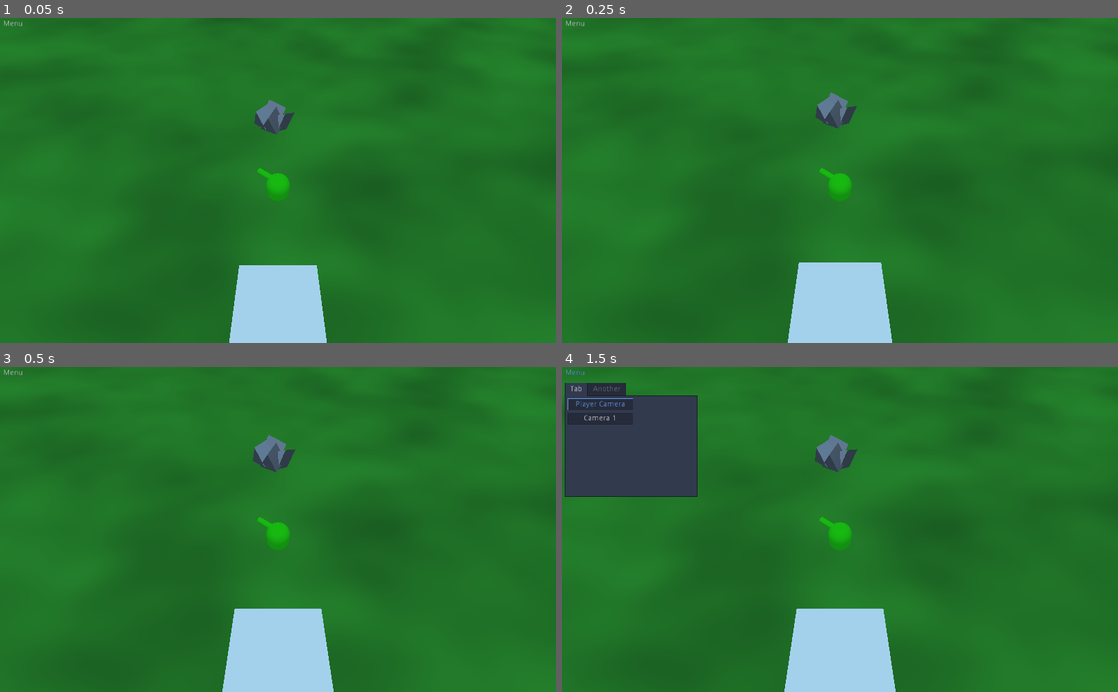
Above: before the commit, frames 1-4 (two rows, left to right).
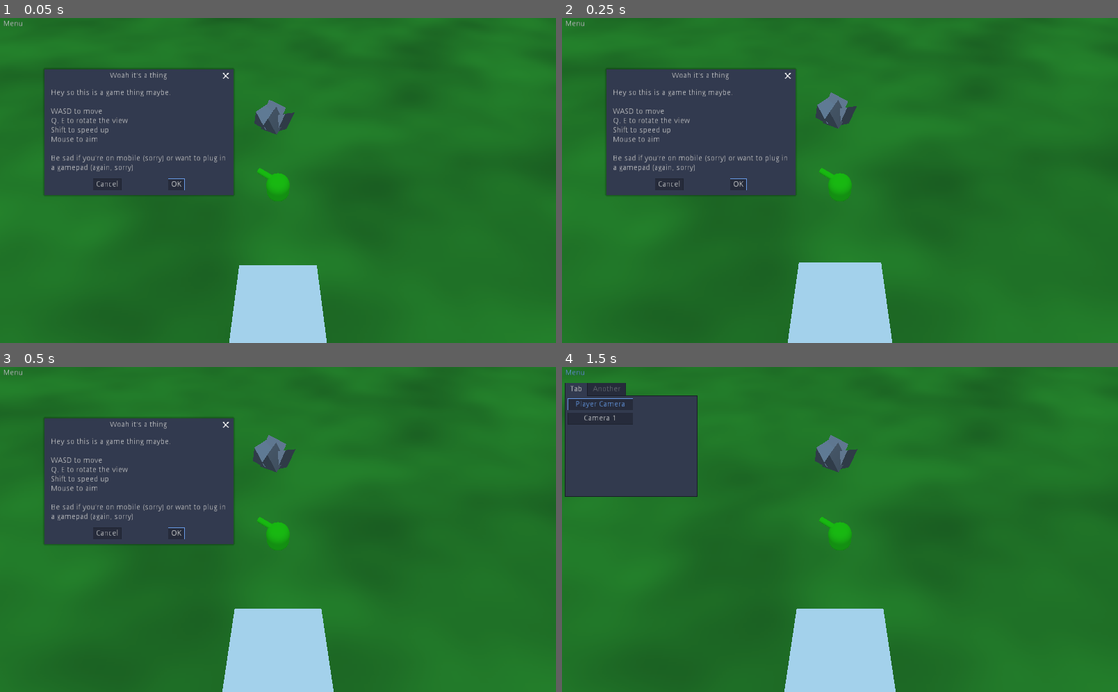
Above: after the commit, the same moments.

Repository: c-dante/godot-jam
Game: Godot game, scene res://FirstScene.tscn
Same seed, same stepped clock (60 frames per second), same inputs: the game is played once before the commit and once after it.
Inputs (mouse positions are in pixels of both pictures, inside the frame that each line leads up to):
- Up to frame 1 (0.05 s): no input
- Up to frame 2 (0.25 s): no input
- Up to frame 3 (0.5 s): no input
- Up to frame 4 (1.5 s): click (739, 532) at 0.5 s, where only the run after the commit has a clickable "OK"; click "Menu" at 1.25 s

The runs differ from the first frame. In frame 1, 13% of the frame differs, in the area x 7-43%, y 15-55%; in frame 2, 13%; in frame 3, 13%; in frame 4, nothing differs.

Commit message:
Intro thing

Diff:
--- a/FirstScene.tscn
+++ b/FirstScene.tscn
@@ -8,32 +8,32 @@
 [ext_resource path="res://src/ui/ui.tscn" type="PackedScene" id=6]
 [ext_resource path="res://src/util/TimedLog.gd" type="Script" id=7]
 
-[sub_resource type="PhysicsMaterial" id=5]
+[sub_resource type="PhysicsMaterial" id=1]
 
-[sub_resource type="CapsuleShape" id=1]
+[sub_resource type="CapsuleShape" id=2]
 
-[sub_resource type="CapsuleMesh" id=2]
+[sub_resource type="CapsuleMesh" id=3]
 
-[sub_resource type="SpatialMaterial" id=3]
+[sub_resource type="SpatialMaterial" id=4]
 albedo_color = Color( 0.14902, 1, 0, 1 )
 metallic = 0.16
 
-[sub_resource type="CylinderMesh" id=4]
-
-[sub_resource type="BoxShape" id=11]
-
-[sub_resource type="CubeMesh" id=12]
-
-[sub_resource type="PhysicsMaterial" id=8]
-friction = 0.1
+[sub_resource type="CylinderMesh" id=5]
 
 [sub_resource type="BoxShape" id=6]
 
 [sub_resource type="CubeMesh" id=7]
 
-[sub_resource type="PrismMesh" id=13]
+[sub_resource type="PhysicsMaterial" id=8]
+friction = 0.1
 
-[sub_resource type="BoxShape" id=14]
+[sub_resource type="BoxShape" id=9]
+
+[sub_resource type="CubeMesh" id=10]
+
+[sub_resource type="PrismMesh" id=11]
+
+[sub_resource type="BoxShape" id=12]
 
 [node name="Main" type="Spatial"]
 script = ExtResource( 4 )
--- a/project.godot
+++ b/project.godot
@@ -29,11 +29,6 @@
 "language": "GDScript",
 "path": "res://src/Global.gd"
 }, {
-"base": "Reference",
-"class": "Log",
-"language": "GDScript",
-"path": "res://src/util/TimedLog.gd"
-}, {
 "base": "Node",
 "class": "Movement",
 "language": "GDScript",
@@ -49,7 +44,6 @@
 "EasingV2": "",
 "EasingV3": "",
 "Global": "",
-"Log": "",
 "Movement": "",
 "RNGTools": ""
 }
@@ -62,7 +56,7 @@
 
 [editor_plugins]
 
-enabled=PoolStringArray( "orbit_camera" )
+enabled=PoolStringArray(  )
 
 [input]
 
--- a/src/ui/ui.gd
+++ b/src/ui/ui.gd
@@ -15,6 +15,7 @@
 	playerCam = get_node(playerCamPath)
 	cam1 = get_node(cam1Path)
 	setButtonState()
+	$"./IntroDialog".popup()
 
 func setButtonState():
 	playerCamBtn.pressed = view.get_camera() == playerCam
--- a/src/ui/ui.tscn
+++ b/src/ui/ui.tscn
@@ -92,6 +92,28 @@
 __meta__ = {
 "_edit_use_anchors_": false
 }
+
+[node name="IntroDialog" type="ConfirmationDialog" parent="."]
+visible = true
+margin_left = 82.1821
+margin_top = 119.523
+margin_right = 434.182
+margin_bottom = 323.523
+rect_scale = Vector2( 0.987951, 1.01782 )
+popup_exclusive = true
+window_title = "Woah it's a thing"
+dialog_text = "Hey so this is a game thing maybe.
+
+WASD to move
+Q, E to rotate the view
+Shift to speed up
+Mouse to aim
+
+Be sad if you're on mobile (sorry) or want to plug in a gamepad (again, sorry)"
+dialog_autowrap = true
+__meta__ = {
+"_edit_use_anchors_": false
+}
 [connection signal="toggled" from="MenuBtn" to="MenuBtn" method="_on_MenuBtn_toggled"]
 [connection signal="pressed" from="Menu/Tab/CameraBox/Player Camera" to="." method="_on_Player_Camera_pressed"]
 [connection signal="pressed" from="Menu/Tab/CameraBox/Camera1" to="." method="_on_Camera1_pressed"]
Not shown: 8 places in FirstScene.tscn that only renumber resources
